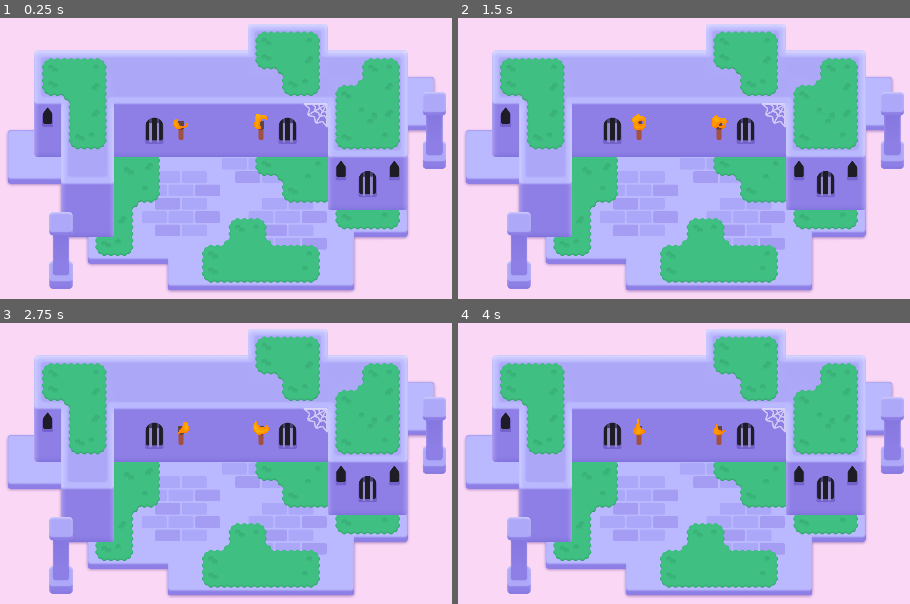
Above: before the commit, frames 1-4 (two rows, left to right).
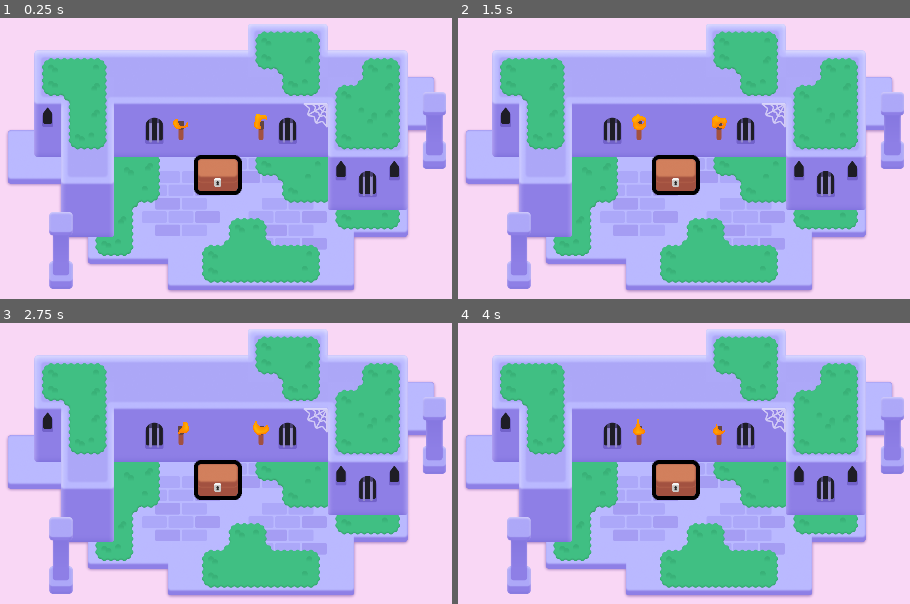
Above: after the commit, the same moments.

Repository: raweggyolk/2d-GameDev-Course
Game: Godot game, scene res://lessons/chest/items/mini_dungeon.tscn
Two runs of this game, one before a commit and one after it. Both use one fixed random seed, a clock stepped at 60 frames per second and the inputs below.
Inputs (mouse positions are in pixels of both pictures, inside the frame that each line leads up to):
- Up to frame 1 (0.25 s): no input
- Up to frame 2 (1.5 s): tap Enter at 0.5 s; move the mouse to (855, 152) at 0.52 s; press the mouse at (855, 152) at 0.53 s; hold D (move_right) 0.53-1.28 s; tap Space at 0.77 s; move the mouse to (516, 197) at 1.27 s; release the mouse at (516, 197) at 1.28 s; hold S (move_down) from 1.28 s (still down); right-click (516, 197) at 1.35 s; click (516, 197) at 1.42 s
- Up to frame 3 (2.75 s): tap Space at 1.52 s; move the mouse to (302, 382) at 2.02 s; release S (move_down) at 2.03 s; hold D (move_right) from 2.03 s (still down); tap Z at 2.1 s; click (302, 382) at 2.17 s
- Up to frame 4 (4 s): move the mouse to (638, 570) at 2.77 s; release D (move_right) at 2.78 s; hold W (move_up) 2.78-3.53 s; click (638, 570) at 2.85 s; tap Space at 3.02, 3.77 s; move the mouse to (outside the picture) at 3.52 s; hold A (move_left) from 3.53 s (still down); hold Right mouse button (right_click) from 3.53 s (still down); click (outside the picture) at 3.67 s

The runs differ from the first frame. In frame 1, 1.5% of the frame differs, in the area x 42-54%, y 48-63%; in frame 2, 1.5%; in frame 3, 1.5%; in frame 4, 1.5%.

Commit message:
L3. The Outline Thickens

Diff:
--- /dev/null
+++ b/M06.looting_workbook/lessons/chest/chest.gd
@@ -0,0 +1,32 @@
+extends Area2D
+
+@onready var canvas_group: CanvasGroup = $CanvasGroup
+
+
+
+func _ready() -> void:
+	mouse_entered.connect(_on_mouse_entered)
+	mouse_exited.connect(_on_mouse_exited)
+	canvas_group.material.set_shader_parameter("line_thickenss", 3.0)
+
+
+func _on_mouse_entered() -> void:
+	canvas_group.material.set_shader_parameter("line_thickness", 6.0)
+	var tween := create_tween()
+	tween.tween_method(set_outline_thickness, 3.0, 6.0,0.08)
+
+
+
+func _on_mouse_exited() -> void:
+	var tween := create_tween()
+	tween.tween_method(set_outline_thickness, 6.0, 3.0, 0.08)
+
+
+
+func set_outline_thickness(new_thickness: float) -> void:
+	canvas_group.material.set_shader_parameter("line_thickness", new_thickness)
+
+
+
+func _process(delta):
+	pass
--- a/M06.looting_workbook/lessons/chest/chest.tscn
+++ b/M06.looting_workbook/lessons/chest/chest.tscn
@@ -1,5 +1,6 @@
-[gd_scene load_steps=7 format=3 uid="uid://cam1nk408c6mm"]
+[gd_scene load_steps=8 format=3 uid="uid://cam1nk408c6mm"]
 
+[ext_resource type="Script" path="res://lessons/chest/chest.gd" id="1_38t82"]
 [ext_resource type="Texture2D" uid="uid://c3hwsm5ugp8qw" path="res://lessons/chest/bottom.png" id="1_is8fq"]
 [ext_resource type="Shader" path="res://lessons/chest/group_outline.gdshader" id="1_xhbml"]
 [ext_resource type="Texture2D" uid="uid://bnem1cahhoxdk" path="res://lessons/chest/top.png" id="2_8gy70"]
@@ -9,12 +10,14 @@
 size = Vector2(98, 78)
 
 [sub_resource type="ShaderMaterial" id="ShaderMaterial_kki8y"]
+resource_local_to_scene = true
 shader = ExtResource("1_xhbml")
-shader_parameter/line_color = Color(0.356863, 0.705882, 1, 1)
-shader_parameter/line_thickness = 37.0
+shader_parameter/line_color = Color(0, 0, 0, 1)
+shader_parameter/line_thickness = 4.0
 shader_parameter/viewport_scale = Vector2(1, 1)
 
 [node name="Chest" type="Area2D"]
+script = ExtResource("1_38t82")
 
 [node name="CollisionShape2D" type="CollisionShape2D" parent="."]
 visible = false
--- a/M06.looting_workbook/lessons/chest/items/mini_dungeon.tscn
+++ b/M06.looting_workbook/lessons/chest/items/mini_dungeon.tscn
@@ -1,14 +1,15 @@
-[gd_scene load_steps=11 format=3 uid="uid://cit7gnkdckyux"]
-
-[ext_resource type="Texture2D" uid="uid://114x1a0rmx4l" path="res://assets/dungeon/smooth_dungeon_tileset.png" id="1_sym7n"]
-[ext_resource type="Texture2D" uid="uid://cae527caaj50v" path="res://assets/dungeon/shadow_map.png" id="2_jthdw"]
-[ext_resource type="Texture2D" uid="uid://dpym64uaptlhb" path="res://assets/dungeon/grass_tileset.png" id="3_5xjiv"]
-[ext_resource type="Texture2D" uid="uid://c1rgncfgjxefj" path="res://assets/dungeon/pillar.png" id="4_gq228"]
-[ext_resource type="Texture2D" uid="uid://l0y1k1obencd" path="res://assets/dungeon/spider_web.png" id="5_ywba7"]
-[ext_resource type="PackedScene" uid="uid://eundh35r605v" path="res://assets/torch/torch.tscn" id="6_fokey"]
+[gd_scene load_steps=12 format=3 uid="uid://cit7gnkdckyux"]
+
+[ext_resource type="Texture2D" uid="uid://114x1a0rmx4l" path="res://assets/dungeon/smooth_dungeon_tileset.png" id="1_23byv"]
+[ext_resource type="Texture2D" uid="uid://cae527caaj50v" path="res://assets/dungeon/shadow_map.png" id="2_scgab"]
+[ext_resource type="Texture2D" uid="uid://dpym64uaptlhb" path="res://assets/dungeon/grass_tileset.png" id="3_nv0r6"]
+[ext_resource type="Texture2D" uid="uid://c1rgncfgjxefj" path="res://assets/dungeon/pillar.png" id="4_5m2y8"]
+[ext_resource type="Texture2D" uid="uid://l0y1k1obencd" path="res://assets/dungeon/spider_web.png" id="5_4ewcq"]
+[ext_resource type="PackedScene" uid="uid://eundh35r605v" path="res://assets/torch/torch.tscn" id="6_yhaij"]
+[ext_resource type="PackedScene" uid="uid://cam1nk408c6mm" path="res://lessons/chest/chest.tscn" id="7_yl2by"]
 
 [sub_resource type="TileSetAtlasSource" id="TileSetAtlasSource_6s4s5"]
-texture = ExtResource("1_sym7n")
+texture = ExtResource("1_23byv")
 texture_region_size = Vector2i(64, 64)
 0:0/0 = 0
 1:0/0 = 0
@@ -321,3 +322,6 @@
 mouse_filter = 2
 color = Color(0.977546, 0.842183, 0.960847, 1)
 metadata/_edit_lock_ = true
+
+[node name="Chest" parent="." instance=ExtResource("7_yl2by")]
+position = Vector2(568, 267)
--- a/M06.looting_workbook/practices/L3.P1.hover_the_balloon/balloon_hover.gd
+++ b/M06.looting_workbook/practices/L3.P1.hover_the_balloon/balloon_hover.gd
@@ -5,7 +5,10 @@
 
 
 func _ready() -> void:
+	mouse_entered.connect(_on_mouse_entered)
+	mouse_exited.connect(_on_mouse_exited)
 	set_outline_thickness(5.0)
+	canvas_group.material.set_shader_parameter("line_thickness", 5.0)
 
 
 func set_outline_thickness(new_thickness: float) -> void:
@@ -14,8 +17,10 @@
 
 
 func _on_mouse_entered() -> void:
-	pass
+	canvas_group.material.set_shader_parameter("line_thickness", 10.0)
+	var tween := create_tween()
+	tween.tween_method(set_outline_thickness, 5.0, 10.0, 0.08)
 
 
 func _on_mouse_exited() -> void:
-	pass
+	canvas_group.material.set_shader_parameter("line_thickness", 5.0)
--- a/M06.looting_workbook/practices/L3.P1.hover_the_balloon/balloon_hover.tscn
+++ b/M06.looting_workbook/practices/L3.P1.hover_the_balloon/balloon_hover.tscn
@@ -1,12 +1,19 @@
-[gd_scene load_steps=5 format=3]
+[gd_scene load_steps=7 format=3 uid="uid://d37yj4k8pydaw"]
 
 [ext_resource type="Script" path="res://practices/L3.P1.hover_the_balloon/balloon_hover.gd" id="1_vlnte"]
-[ext_resource type="Texture2D" path="res://practices/L3.P1.hover_the_balloon/balloon_tail.png" id="2_vuggf"]
-[ext_resource type="Texture2D" path="res://practices/L3.P1.hover_the_balloon/balloon_top.png" id="3_ora8m"]
+[ext_resource type="Shader" path="res://practices/L3.P1.hover_the_balloon/group_outline.gdshader" id="2_pnwkw"]
+[ext_resource type="Texture2D" uid="uid://cf487car4l5gm" path="res://practices/L3.P1.hover_the_balloon/balloon_tail.png" id="2_vuggf"]
+[ext_resource type="Texture2D" uid="uid://b1adpk1vpdh7r" path="res://practices/L3.P1.hover_the_balloon/balloon_top.png" id="3_ora8m"]
 
 [sub_resource type="CapsuleShape2D" id="CapsuleShape2D_cs4t6"]
 radius = 47.0
 height = 166.0
+
+[sub_resource type="ShaderMaterial" id="ShaderMaterial_k4wmc"]
+shader = ExtResource("2_pnwkw")
+shader_parameter/line_color = Color(0, 0, 0, 1)
+shader_parameter/line_thickness = 5.0
+shader_parameter/viewport_scale = Vector2(1, 1)
 
 [node name="BalloonHover" type="Area2D"]
 position = Vector2(960, 540)
@@ -19,6 +26,7 @@
 shape = SubResource("CapsuleShape2D_cs4t6")
 
 [node name="CanvasGroup" type="CanvasGroup" parent="."]
+material = SubResource("ShaderMaterial_k4wmc")
 position = Vector2(0, 33)
 
 [node name="Tail" type="Sprite2D" parent="CanvasGroup"]
@@ -30,3 +38,6 @@
 position = Vector2(0, -79)
 texture = ExtResource("3_ora8m")
 offset = Vector2(0, 5)
+
+[connection signal="mouse_entered" from="." to="." method="_on_mouse_entered"]
+[connection signal="mouse_exited" from="." to="." method="_on_mouse_exited"]
--- a/M06.looting_workbook/practices/L3.P1.hover_the_balloon/hover_the_balloon.tscn
+++ b/M06.looting_workbook/practices/L3.P1.hover_the_balloon/hover_the_balloon.tscn
@@ -1,16 +1,11 @@
-[gd_scene load_steps=3 format=3]
+[gd_scene load_steps=2 format=3 uid="uid://dxe4qrsf1gvy3"]
 
-[ext_resource type="PackedScene" path="res://practices/L3.P1.hover_the_balloon/balloon_hover.tscn" id="1_biewv"]
-[ext_resource type="Script" path="res://practices/L3.P1.hover_the_balloon/balloon_hover.gd" id="2_mo74b"]
+[ext_resource type="PackedScene" uid="uid://d37yj4k8pydaw" path="res://practices/L3.P1.hover_the_balloon/balloon_hover.tscn" id="1_biewv"]
 
 [node name="HoverTheBalloon" type="Node2D"]
 metadata/_edit_horizontal_guides_ = []
 
-[node name="BalloonHover" type="Area2D" parent="." instance=ExtResource("1_biewv")]
-position = Vector2(960, 540)
-collision_layer = 2
-collision_mask = 0
-script = ExtResource("2_mo74b")
+[node name="BalloonHover" parent="." instance=ExtResource("1_biewv")]
 
 [node name="ExtraVisuals" type="Node" parent="."]
 
--- a/M06.looting_workbook/practices/L3.P2.sting_the_balloon/balloon_sting.gd
+++ b/M06.looting_workbook/practices/L3.P2.sting_the_balloon/balloon_sting.gd
@@ -2,8 +2,8 @@
 
 
 func _ready() -> void:
-	pass
+	mouse_entered.connect(_on_mouse_entered)
 
 
 func _on_mouse_entered() -> void:
-	pass
+	queue_free()
--- a/M06.looting_workbook/practices/L3.P2.sting_the_balloon/balloon_sting.tscn
+++ b/M06.looting_workbook/practices/L3.P2.sting_the_balloon/balloon_sting.tscn
@@ -1,9 +1,9 @@
-[gd_scene load_steps=6 format=3]
+[gd_scene load_steps=6 format=3 uid="uid://deeurgn6e5t5y"]
 
 [ext_resource type="Script" path="res://practices/L3.P2.sting_the_balloon/balloon_sting.gd" id="1_bhjam"]
-[ext_resource type="Material" path="res://practices/L3.P2.sting_the_balloon/material.tres" id="2_rlib3"]
-[ext_resource type="Texture2D" path="res://practices/L3.P2.sting_the_balloon/balloon_tail.png" id="3_ujshq"]
-[ext_resource type="Texture2D" path="res://practices/L3.P2.sting_the_balloon/balloon_top.png" id="4_4hph6"]
+[ext_resource type="Material" uid="uid://mu3l3tnidk6h" path="res://practices/L3.P2.sting_the_balloon/material.tres" id="2_rlib3"]
+[ext_resource type="Texture2D" uid="uid://bkhg7vixe1w41" path="res://practices/L3.P2.sting_the_balloon/balloon_tail.png" id="3_ujshq"]
+[ext_resource type="Texture2D" uid="uid://bn6jrawnf5ijj" path="res://practices/L3.P2.sting_the_balloon/balloon_top.png" id="4_4hph6"]
 
 [sub_resource type="CapsuleShape2D" id="CapsuleShape2D_lppgf"]
 radius = 47.0
@@ -32,3 +32,5 @@
 position = Vector2(0, -79)
 texture = ExtResource("4_4hph6")
 offset = Vector2(0, 5)
+
+[connection signal="mouse_entered" from="." to="." method="_on_mouse_entered"]
--- a/M06.looting_workbook/practices/L3.P2.sting_the_balloon/sting_the_balloon.tscn
+++ b/M06.looting_workbook/practices/L3.P2.sting_the_balloon/sting_the_balloon.tscn
@@ -1,16 +1,11 @@
-[gd_scene load_steps=3 format=3]
+[gd_scene load_steps=2 format=3 uid="uid://qc5yxx6uooyk"]
 
-[ext_resource type="PackedScene" path="res://practices/L3.P2.sting_the_balloon/balloon_sting.tscn" id="1_cq1j7"]
-[ext_resource type="Script" path="res://practices/L3.P2.sting_the_balloon/balloon_sting.gd" id="2_hngyr"]
+[ext_resource type="PackedScene" uid="uid://deeurgn6e5t5y" path="res://practices/L3.P2.sting_the_balloon/balloon_sting.tscn" id="1_cq1j7"]
 
 [node name="StingTheBalloon" type="Node2D"]
 metadata/_edit_horizontal_guides_ = []
 
-[node name="BalloonSting" type="Area2D" parent="." instance=ExtResource("1_cq1j7")]
-position = Vector2(960, 540)
-collision_layer = 2
-collision_mask = 0
-script = ExtResource("2_hngyr")
+[node name="BalloonSting" parent="." instance=ExtResource("1_cq1j7")]
 
 [node name="ExtraVisuals" type="Node" parent="."]
 
--- a/M06.looting_workbook/project.godot
+++ b/M06.looting_workbook/project.godot
@@ -16,6 +16,11 @@
 config/features=PackedStringArray("4.2", "Forward Plus")
 config/icon="res://icon_looting.png"
 
+[autoload]
+
+UITestPanel="*res://addons/gdquest_practice_framework/tester/ui_test_panel.tscn"
+Metadata="*res://addons/gdquest_practice_framework/practice_solutions/metadata.gd"
+
 [display]
 
 window/size/viewport_width=1920
@@ -24,6 +29,10 @@
 window/size/window_width_override=1152
 window/size/window_height_override=648
 window/stretch/mode="canvas_items"
+
+[editor_plugins]
+
+enabled=PackedStringArray("res://addons/gdquest_practice_framework/plugin.cfg")
 
 [input]
 
Not shown: 4 places in M06.looting_workbook/lessons/chest/items/mini_dungeon.tscn that only renumber resources
